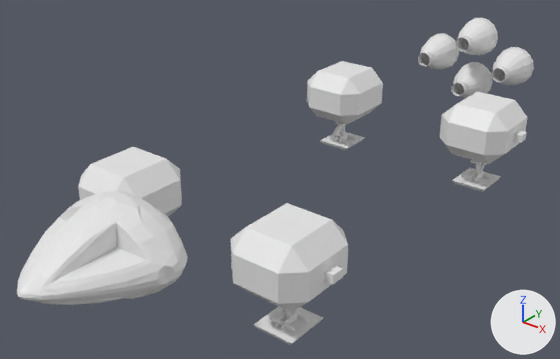
A saved change to the Blender file ships/space-1999-eagle/eagle.blend.
Camera for both pictures: a camera (50 mm lens) standing at (5.55, -8.06, 4.05) and looking at (-0.33, -0.7, -0.52). Lighting does not change. The marker at lower right points along +X, +Y and +Z.

Before the edit, the objects in view are built like this:
```python
ob_leg_fl = bpy.data.objects.new('Leg.FL', me_circle)
ob_leg_fl.parent = ob_legs
ob_leg_fl.location = (1.234, -2.507, -0.567)
ob_leg_fl.rotation_euler = (0.0, 0.0, 0.393)  # degrees (0, 0, 23)
ob_nozzle_b = bpy.data.objects.new('Nozzle.B', me_circle_001)
ob_nozzle_b.parent = ob_nozzles
ob_nozzle_b.location = (0.0, 3.768, -0.388)
ob_nozzle_b.rotation_euler = (1.571, 0.0, 0.0)  # degrees (90, 0, 0)
ob_nozzle_l = bpy.data.objects.new('Nozzle.L', me_circle_001)
ob_nozzle_l.parent = ob_nozzles
ob_nozzle_l.location = (0.694, 3.768, 0.01)
ob_nozzle_l.rotation_euler = (1.571, 0.0, 0.0)  # degrees (90, 0, 0)
ob_nozzle_r = bpy.data.objects.new('Nozzle.R', me_circle_001)
ob_nozzle_r.parent = ob_nozzles
ob_nozzle_r.location = (-0.692, 3.768, 0.01)
ob_nozzle_r.rotation_euler = (1.571, 0.0, 0.0)  # degrees (90, 0, 0)
ob_nozzle_t = bpy.data.objects.new('Nozzle.T', me_circle_001)
ob_nozzle_t.parent = ob_nozzles
ob_nozzle_t.location = (0.0, 3.768, 0.404)
ob_nozzle_t.rotation_euler = (1.571, 0.0, 0.0)  # degrees (90, 0, 0)
# also in view: 'ManeuveringPod.FR' at (-1.29, -2.51, -0.26); 'ManeuveringPod.RL' at (1.29, 2.13, -0.26); 'EagleCapsule' at (0.0, -4.12, 0.0); 'Leg.RR' at (-1.24, 2.13, -0.86); 'ManeuveringPod.FL' at (1.29, -2.51, -0.26)
```
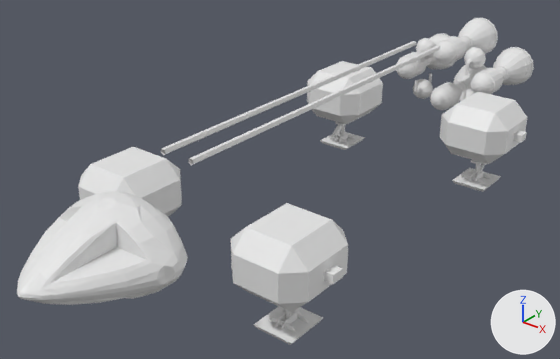
What changed in the scene script:
```text
Change me_circle_001:
    used by ob_nozzle_r; parent = ob_nozzles; location = (-0.692, 3.768, 0.01); rotation_euler = (1.571, 0.0, 0.0), in degrees (90, 0, 0)
    remove me_circle_001.from_pydata(...)  # 305 vertices, 304 faces; spans x -0.324..0.324, y -0.324..0.324, z -0.683..0.0
    add me_circle_001.from_pydata(...)  # 466 vertices, 480 faces; spans x -0.324..0.324, y -0.324..0.324, z -0.683..0.765
    me_circle_001 part 1
    16 vertices in x -0.119..0.119, y -0.119..0.119, z 0.0 move by (0.0, 0.0, 0.041)
    145 vertices are added at x -0.203..0.203, y -0.203..0.203, z 0.103..0.765
    16 new vertices lie (0.0, 0.0, 0.295) away from vertices in x -0.203..0.203, y -0.203..0.203, z 0.279
    176 new faces join them
Add me_sphere:
    me_sphere.from_pydata(...)  # 170 vertices, 160 faces; spans x -0.187..0.173, y 0.0..0.269, z -0.209..0.173
Add me_circle_003:
    me_circle_003.from_pydata([(0.21, -2.87, -0.04), (0.17, -2.87, -0.01), (0.18, -2.87, 0.03), (0.23, -2.87, 0.03), (0.25, -2.87, -0.01), (0.25, 2.5, -0.01), (0.23, 2.5, 0.03), (0.18, 2.5, 0.03), (0.17, 2.5, -0.01), (0.21, 2.5, -0.04)], [], [(4, 0, 9, 5), (4, 3, 6, 5), (3, 2, 7, 6), (2, 1, 8, 7), (1, 0, 9, 8)])
Add ob_sphere:
    ob_sphere = bpy.data.objects.new('Sphere', me_sphere)
    ob_sphere.location = (-0.436, 3.342, 0.353)
    _m = ob_sphere.modifiers.new('Mirror', 'MIRROR')
    _m.use_axis = (False, True, False)
Add ob_sphere_001:
    ob_sphere_001 = bpy.data.objects.new('Sphere.001', me_sphere)
    ob_sphere_001.location = (0.436, 3.342, 0.353)
    ob_sphere_001.scale = (-1.0, 1.0, 1.0)
    _m = ob_sphere_001.modifiers.new('Mirror', 'MIRROR')
    _m.use_axis = (False, True, False)
Add ob_sphere_002:
    ob_sphere_002 = bpy.data.objects.new('Sphere.002', me_sphere)
    ob_sphere_002.location = (-0.436, 3.342, -0.353)
    ob_sphere_002.scale = (1.0, 1.0, -1.0)
    _m = ob_sphere_002.modifiers.new('Mirror', 'MIRROR')
    _m.use_axis = (False, True, False)
Add ob_sphere_003:
    ob_sphere_003 = bpy.data.objects.new('Sphere.003', me_sphere)
    ob_sphere_003.location = (0.436, 3.342, -0.353)
    ob_sphere_003.scale = (-1.0, 1.0, -1.0)
    _m = ob_sphere_003.modifiers.new('Mirror', 'MIRROR')
    _m.use_axis = (False, True, False)
Add ob_circle_008:
    ob_circle_008 = bpy.data.objects.new('Circle.008', me_circle_003)
    ob_circle_008.location = (0.0, 0.0, 0.671)
    _m = ob_circle_008.modifiers.new('Mirror', 'MIRROR')
```

Boxes [x1, y1, x2, y2] around the edits, measured in the pictures (560 x 359 px):
'Circle.008', added: after [161, 41, 440, 165]
'Nozzle.L', reshaped (49% wider, 23% taller): before [492, 47, 534, 85]; after [471, 47, 534, 94]
'Nozzle.T', reshaped (51% wider, 24% taller): before [456, 18, 498, 55]; after [434, 18, 498, 64]
'Nozzle.B', reshaped: before [451, 62, 492, 98]; after [430, 65, 487, 110]
'Nozzle.R', reshaped (45% wider, 27% taller): before [418, 33, 459, 69]; after [396, 33, 456, 79]
'Sphere.001', added: after [464, 47, 486, 75]
'Sphere.002', added: after [413, 73, 433, 99]
'Sphere', added: after [416, 38, 436, 64]
'Sphere.003', added: after [460, 89, 474, 102]
part 1 of me_circle_001, built on: before [418, 37, 507, 96]; after [396, 36, 507, 110]
